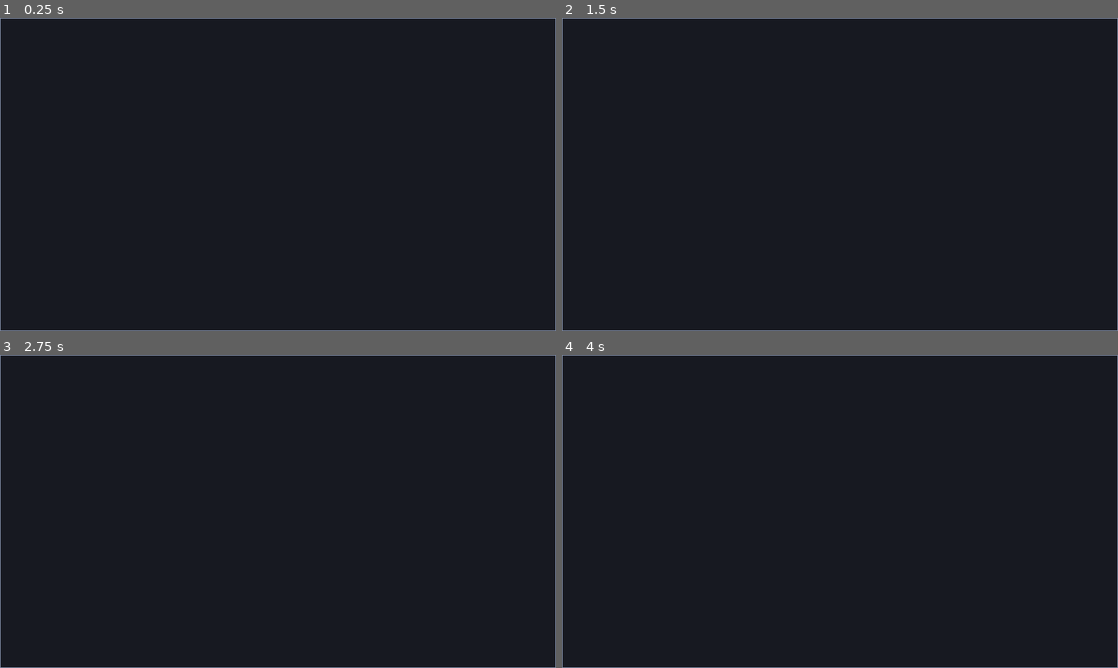
Above: before the commit, frames 1-4 (two rows, left to right).
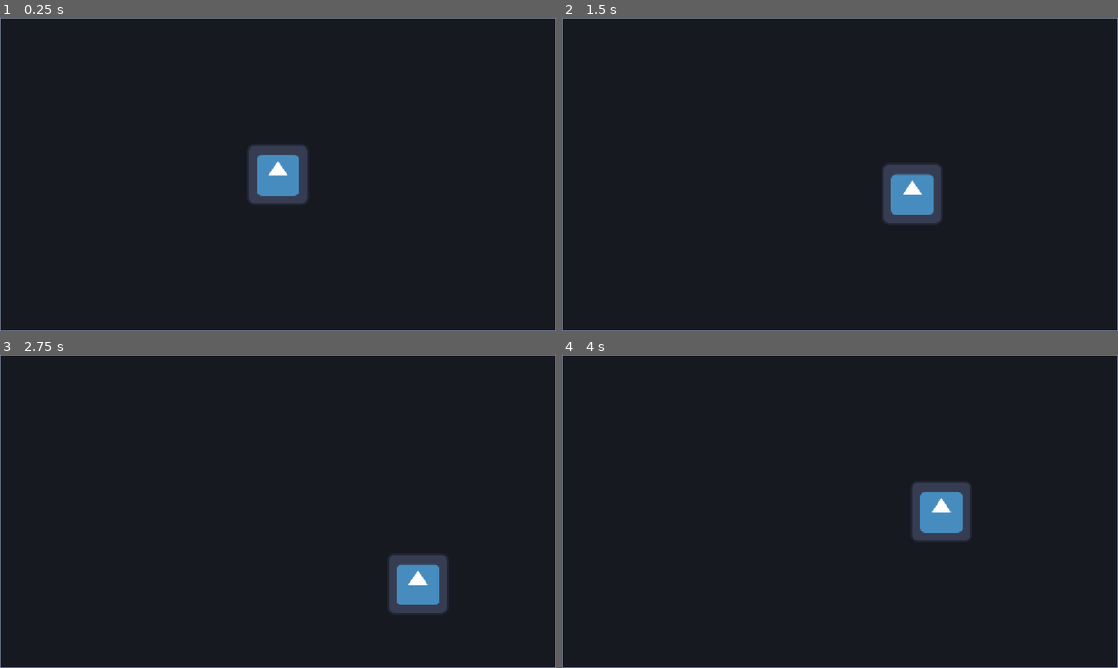
Above: after the commit, the same moments.

Repository: CasualShrub/arrow-head
Game: Godot game, scene res://scenes/level.tscn
The game is run twice, just before and just after one commit, with the same random seed, the same clock (stepped at 60 frames per second) and the same inputs. The engine's default icon, where the game draws it, is replaced by a stand-in: a white triangle on a blue panel in a dark square.
Inputs:
- Up to frame 1 (0.25 s): no input
- Up to frame 2 (1.5 s): tap Enter (ui_accept) at 0.5, 0.77 s; hold Right (ui_right) 0.53-1.28 s; hold Down (ui_down) from 1.28 s (still down)
- Up to frame 3 (2.75 s): tap Enter (ui_accept) at 1.52 s; release Down (ui_down) at 2.03 s; hold Right (ui_right) from 2.03 s (still down)
- Up to frame 4 (4 s): release Right (ui_right) at 2.78 s; hold Up (ui_up) 2.78-3.53 s; tap Enter (ui_accept) at 3.02, 3.77 s; hold Left (ui_left) from 3.53 s (still down)

The runs differ from the first frame. In frame 1, 1.9% of the frame differs, in the area x 44-56%, y 40-60%; in frame 2, 1.9%; in frame 3, 1.9%; in frame 4, 1.9%.

Commit message:
increase speed, add placeholder sprite

Diff:
--- a/scenes/player.tscn
+++ b/scenes/player.tscn
@@ -3,6 +3,7 @@
 [ext_resource type="Script" uid="uid://djbaojmlgp0lu" path="res://scripts/player.gd" id="1_3vyb7"]
 [ext_resource type="Script" uid="uid://cq7vk7ukbmts4" path="res://scripts/health_component.gd" id="2_g2els"]
 [ext_resource type="Script" uid="uid://bw22qrc8y4p5b" path="res://scripts/input_component.gd" id="3_qhqgy"]
+[ext_resource type="Texture2D" uid="uid://ssnmuf3en2ae" path="res://icon.svg" id="4_dqkch"]
 
 [sub_resource type="CircleShape2D" id="CircleShape2D_qhqgy"]
 
@@ -26,3 +27,6 @@
 [node name="FireDebounce" type="Timer" parent="." unique_id=191816355]
 unique_name_in_owner = true
 one_shot = true
+
+[node name="Sprite2D" type="Sprite2D" parent="." unique_id=1208667691]
+texture = ExtResource("4_dqkch")
--- a/scripts/arrow.gd
+++ b/scripts/arrow.gd
@@ -14,7 +14,7 @@
 
 @export var damage := 10
 @export_group("movement")
-@export var speed := 300.0
+@export var speed := 700.0
 @export var max_bounces := 3
 @export var direction := Vector2.RIGHT:
 	set(value):
